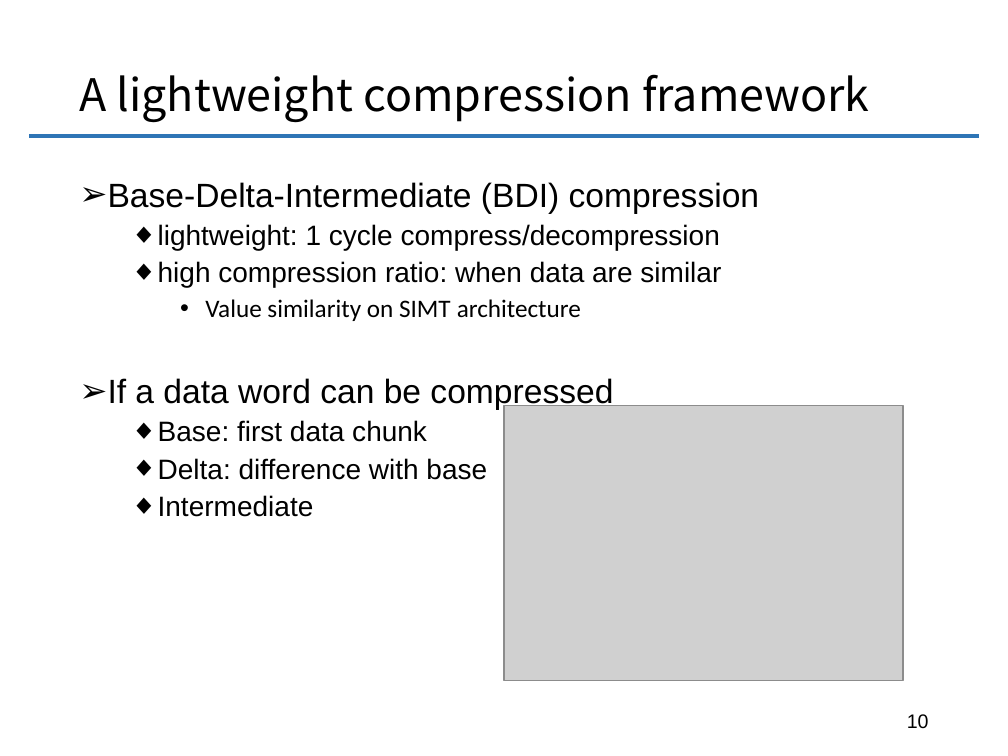
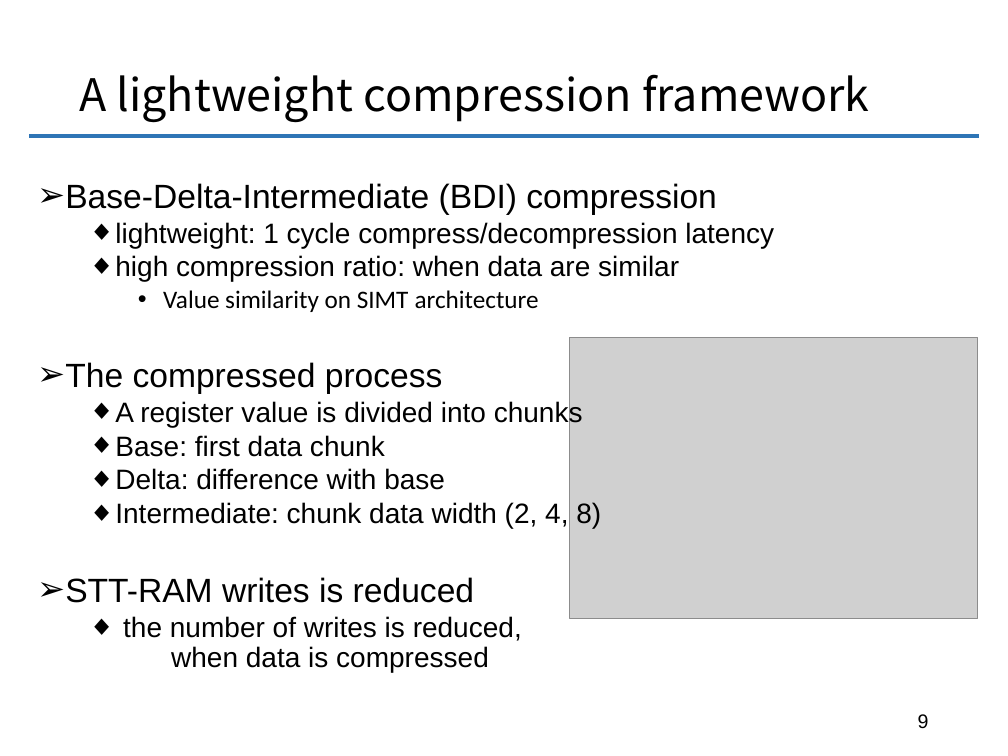
Before and after one commit to chenxuhao/chenxuhao.github.io, a slide deck: slide 9 of docs/dac-2016.pptx (slide 10 before the commit). Drawn at 1008x756 pixels with LibreOffice and Linux fonts; fonts in the diff are those of the drawing; grey boxes stand for pictures. Boxes give left, top, right and bottom in pixels: in the first picture for what was removed or moved away, otherwise in the second. Text is boxed around its words. In the diff, an @@ line names an element or a change of style, - is before the commit and + after.

```diff
--- a/docs/dac-2016.pptx
+++ b/docs/dac-2016.pptx
@@ text "Base-Delta-Intermediate (BDI) compression": place and size @@
-text "Base-Delta-Intermediate (BDI) compression" at (108, 182, 760, 517)
+text "Base-Delta-Intermediate (BDI) compression" at (65, 183, 774, 641)
@@ text at (65, 183, 717, 490): line spacing 0.9 to 0.8 @@
@@ text at (115, 222, 774, 248): text changed @@
-  ◆ lightweight: 1 cycle compress/decompression
+  ◆ lightweight: 1 cycle compress/decompression latency
@@ picture: place and size @@
-picture at (504, 405, 903, 680)
+picture at (570, 337, 977, 618)
@@ text at (65, 362, 583, 427): text changed; size 24 to 20 pt @@
-➢ If a data word can be compressed
+➢ The compressed process
+  ◆ A register value is divided into chunks
@@ text at (65, 502, 601, 641): text changed @@
-  ◆ Intermediate
+  ◆ Intermediate: chunk data width (2, 4, 8)
+➢ STT-RAM writes is reduced
+  ◆ the number of writes is reduced,
@@ text added at (171, 646, 489, 672), 20 pt, text #000000 @@
+  when data is compressed
@@ page number at (918, 714, 929, 729): text changed @@
-10
+9
```
Also in this commit, not shown: 19 other slides changed, 12 other files.
